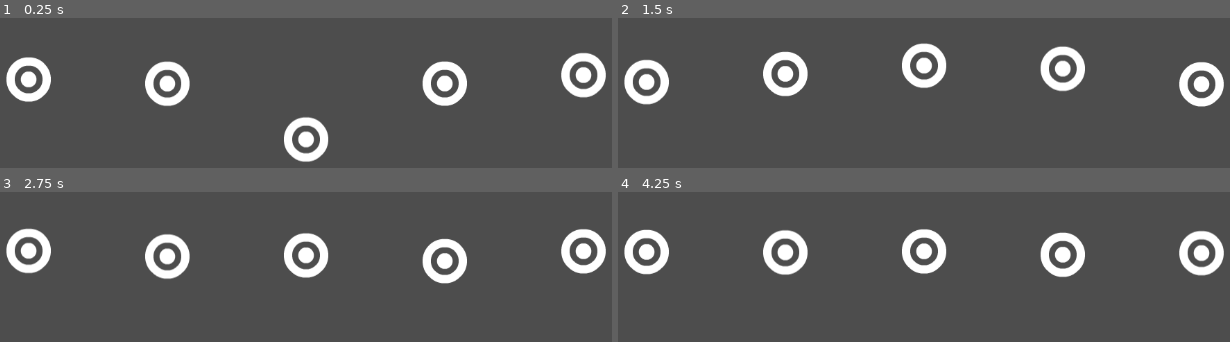
Above: before the commit, frames 1-4 (two rows, left to right).
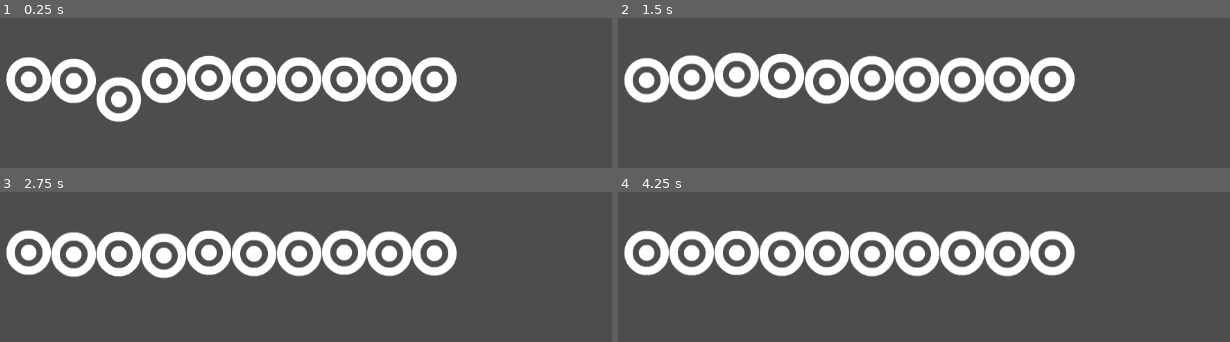
Above: after the commit, the same moments.

Repository: lllindemann/Water-with-Dynamic-Waves-in-Godot
Game: Godot game, scene res://WaterBody.tscn
Same seed, same stepped clock (60 frames per second), same inputs: the game is played once before the commit and once after it. This scene is started directly instead of the project's main scene.
Inputs:
- Up to frame 1 (0.25 s): no input
- Up to frame 2 (1.5 s): no input
- Up to frame 3 (2.75 s): no input
- Up to frame 4 (4.25 s): no input

The runs differ from the first frame. In frame 1, 15% of the frame differs, in the area x 8-100%, y 23-96%; in frame 2, 15%; in frame 3, 14%; in frame 4, 14%.

Commit message:
feat: load spring instances dynamically

Diff:
--- a/WaterBody.gd
+++ b/WaterBody.gd
@@ -8,21 +8,31 @@
 # factor to which springs will spread to their neighbours (waves)
 @export var spread = 0.0002
 
+# distance in pixels between each spring
+@export var distance_between_springs = 65
+# number of springs for the water animation in the scene
+@export var number_of_springs = 10
+
+# total length of the water body
+var water_length = distance_between_springs * number_of_springs
+
 #spring array
 var springs = []
-
 # how often the process is repeated every frame
 var passes = 8
+
+@onready var water_spring = preload("res://WaterSpring.tscn")
 
 # Called when the node enters the scene tree for the first time.
 func _ready():
 	# fill springs array with all child springs
-	for s in get_children():
-		#if s.get_class() == "":
-		springs.append(s)
-		s.initialize()
-		splash(2,5)
-
+	for s in range(number_of_springs):
+		var x_pos = distance_between_springs * s
+		var instance = water_spring.instantiate()
+		add_child(instance)
+		springs.append(instance)
+		instance.initialize(x_pos)
+	splash(2,5)
 
 # Called every frame. 'delta' is the elapsed time since the previous frame.
 func _process(delta):
--- a/WaterBody.tscn
+++ b/WaterBody.tscn
@@ -1,22 +1,7 @@
-[gd_scene load_steps=3 format=3 uid="uid://ots1oaoklcu6"]
+[gd_scene load_steps=2 format=3 uid="uid://ots1oaoklcu6"]
 
-[ext_resource type="PackedScene" uid="uid://dtdr0c1mieyof" path="res://WaterSpring.tscn" id="1_nbf5c"]
 [ext_resource type="Script" path="res://WaterBody.gd" id="1_ynkqv"]
 
 [node name="WaterBody" type="Node2D"]
 position = Vector2(146, 305)
 script = ExtResource("1_ynkqv")
-
-[node name="Water" parent="." instance=ExtResource("1_nbf5c")]
-
-[node name="Water2" parent="." instance=ExtResource("1_nbf5c")]
-position = Vector2(200, 0)
-
-[node name="Water3" parent="." instance=ExtResource("1_nbf5c")]
-position = Vector2(400, 0)
-
-[node name="Water4" parent="." instance=ExtResource("1_nbf5c")]
-position = Vector2(600, 0)
-
-[node name="Water5" parent="." instance=ExtResource("1_nbf5c")]
-position = Vector2(800, 0)
--- a/WaterSpring.gd
+++ b/WaterSpring.gd
@@ -31,7 +31,8 @@
 #func _physics_process(delta):
 	#update_water(k, d)
 
-func initialize():
+func initialize(x_pos):
+	position.x = x_pos
 	height = position.y
 	target_height = position.y
 	velocity = 0
